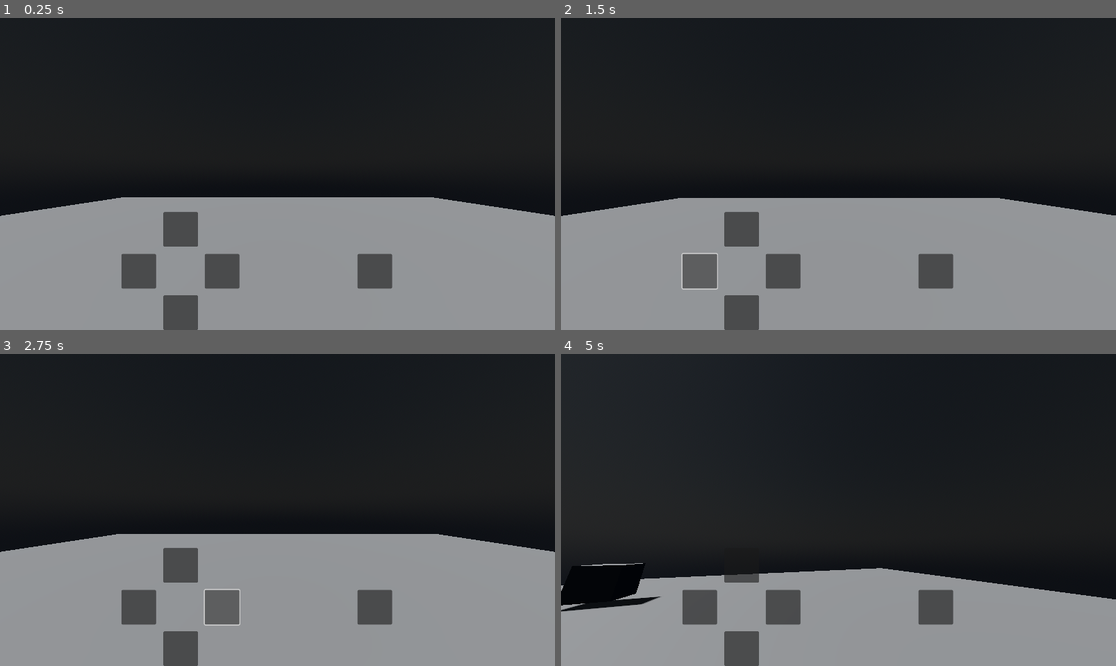
Above: before the commit, frames 1-4 (two rows, left to right).
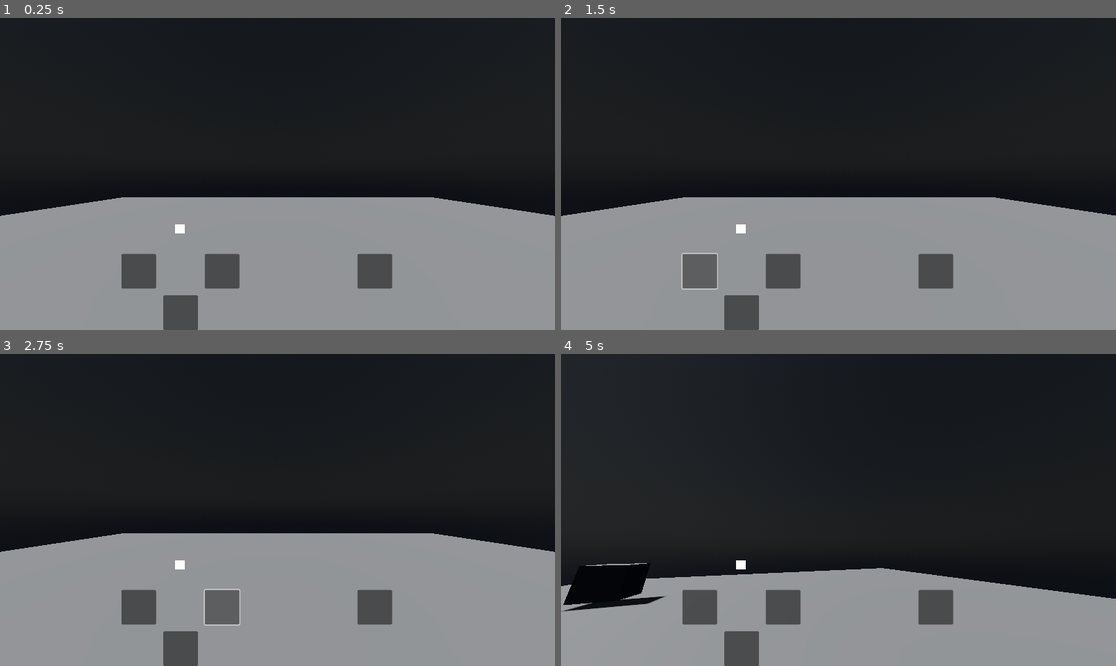
Above: after the commit, the same moments.

Repository: clbwhazzup/godot3D
Game: Godot game, scene res://scenes/level_1.tscn
Two runs of this game, one before a commit and one after it. Both use one fixed random seed, a clock stepped at 60 frames per second and the inputs below.
Inputs (mouse positions are in pixels of both pictures, inside the frame that each line leads up to):
- Up to frame 1 (0.25 s): no input
- Up to frame 2 (1.5 s): click (744, 230) at 0.52 s; click (699, 270) at 1.25 s
- Up to frame 3 (2.75 s): click (222, 606) at 2 s
- Up to frame 4 (5 s): click (932, 606) at 2.75 s; move the mouse to (960, 494) at 3.52 s; hold D (move_right) 3.53-4.25 s; tap E (interact) at 3.6 s; click (960, 494) at 3.67 s; tap Space (jump) at 3.77 s; tap Enter at 4.25 s; drag from (727, 525) to (810, 572) at 4.27 s

The runs differ from the first frame. In frame 1, 0.7% of the frame differs, in the area x 29-36%, y 62-74%; in frame 2, 0.8%, in the area x 1-99%, y 57-74%; in frame 3, 0.8%; in frame 4, 0.5%.

Commit message:
fixing touch controls pt3

Diff:
--- a/scenes/level_1.tscn
+++ b/scenes/level_1.tscn
@@ -20,6 +20,8 @@
 [sub_resource type="Environment" id="Environment_014kd"]
 background_mode = 2
 sky = SubResource("Sky_bswci")
+
+[sub_resource type="CanvasTexture" id="CanvasTexture_bswci"]
 
 [node name="level1" type="Node"]
 
@@ -80,16 +82,11 @@
 offset_right = 245.0
 grow_vertical = 0
 
-[node name="Forward" type="Button" parent="TouchControls/Overlay/Directional"]
-layout_mode = 1
-anchors_preset = 5
-anchor_left = 0.5
-anchor_right = 0.5
-offset_left = -36.0
-offset_right = 36.0
-offset_bottom = 72.0
-grow_horizontal = 2
-action_mode = 0
+[node name="Forward" type="TouchScreenButton" parent="TouchControls/Overlay/Directional"]
+position = Vector2(111, 25)
+scale = Vector2(20, 20)
+texture_normal = SubResource("CanvasTexture_bswci")
+action = "forward"
 
 [node name="Back" type="Button" parent="TouchControls/Overlay/Directional"]
 layout_mode = 1
@@ -157,8 +154,6 @@
 grow_vertical = 2
 action_mode = 0
 
-[connection signal="button_down" from="TouchControls/Overlay/Directional/Forward" to="TouchControls" method="_on_forward_button_down"]
-[connection signal="button_up" from="TouchControls/Overlay/Directional/Forward" to="TouchControls" method="_on_forward_button_up"]
 [connection signal="button_down" from="TouchControls/Overlay/Directional/Back" to="TouchControls" method="_on_back_button_down"]
 [connection signal="button_up" from="TouchControls/Overlay/Directional/Back" to="TouchControls" method="_on_back_button_up"]
 [connection signal="button_down" from="TouchControls/Overlay/Directional/Left" to="TouchControls" method="_on_left_button_down"]
Not shown: 1 places in scenes/level_1.tscn that only renumber resources
